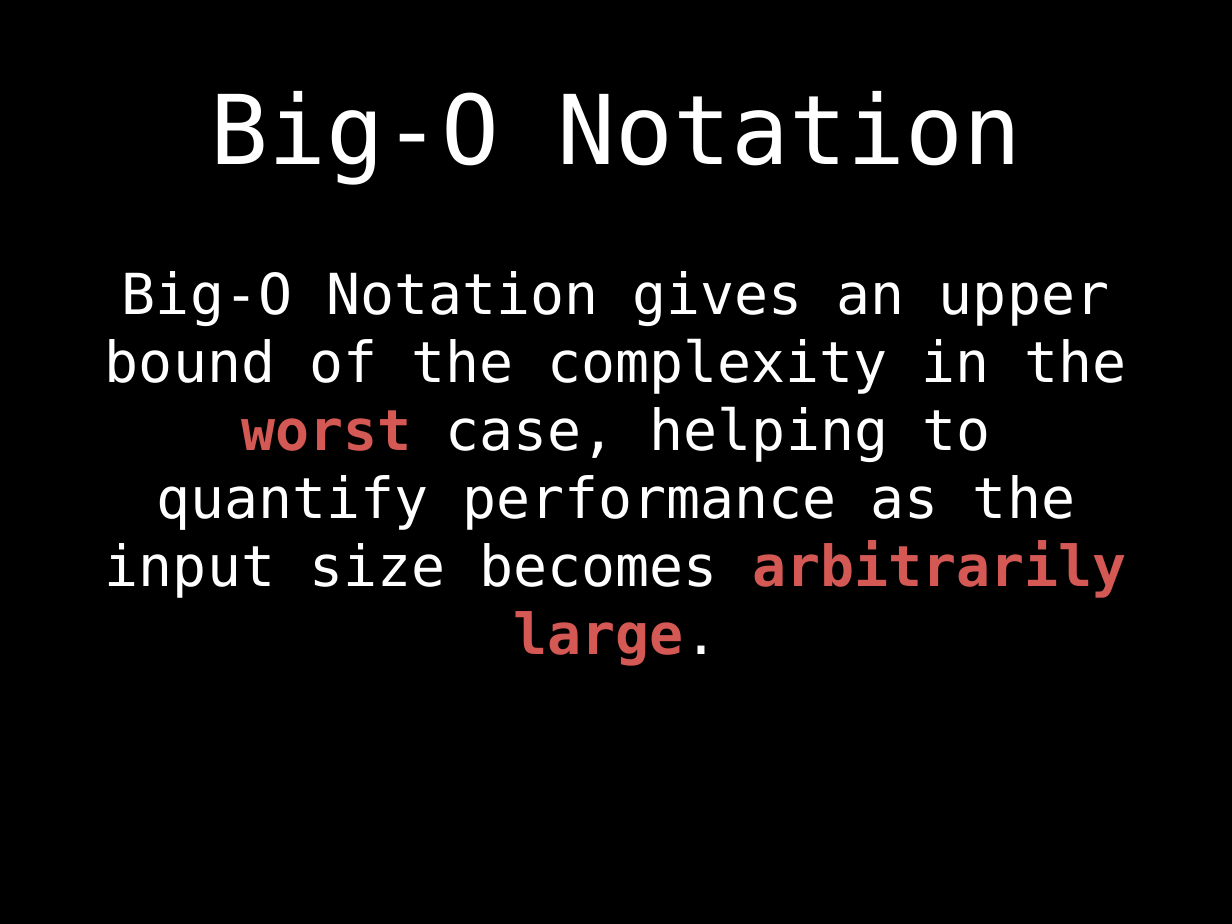
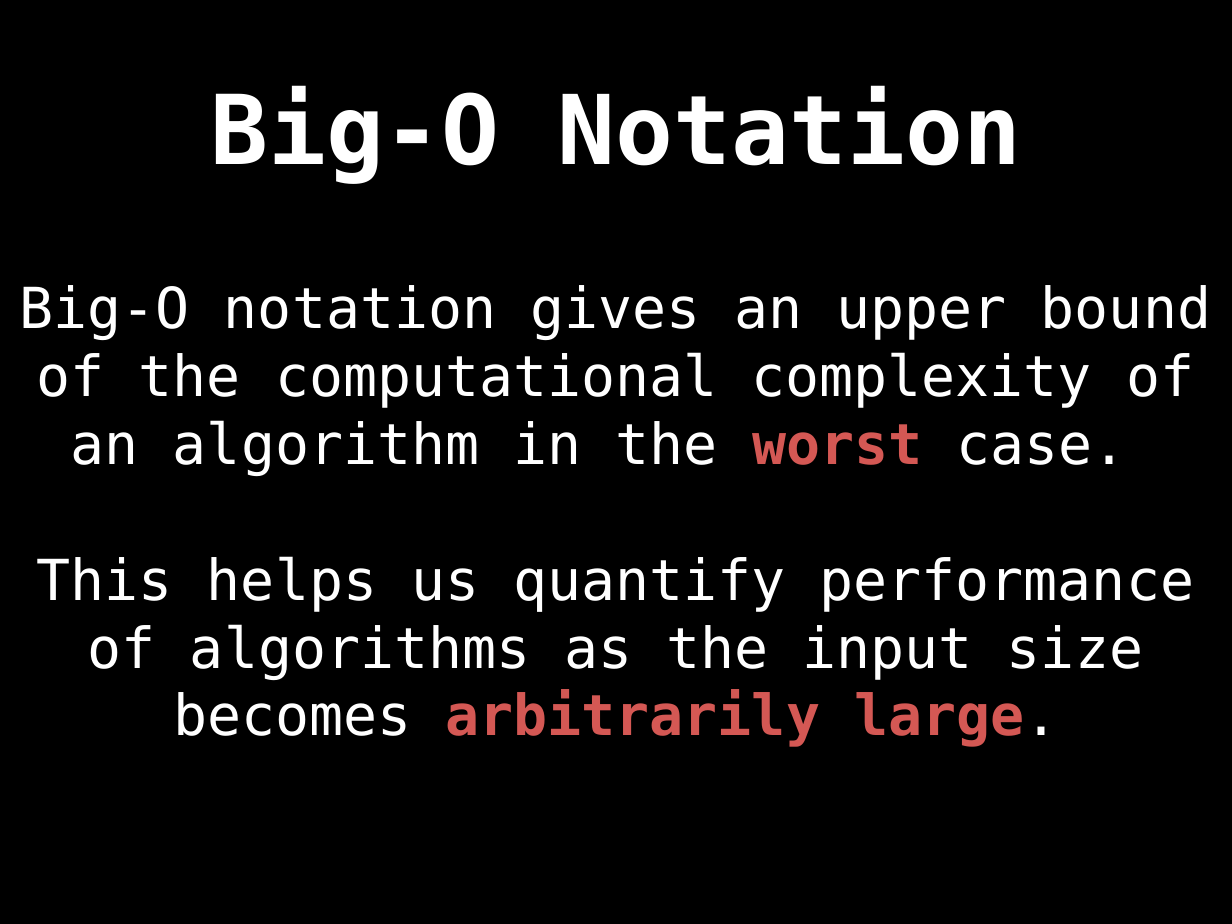
Before and after one commit to williamfiset/DEPRECATED-data-structures, a slide deck: slide 10 of Introduction/ds_intro_slides.pptx (slide 11 before the commit). Drawn at 1232x924 pixels with LibreOffice and Linux fonts; fonts in the diff are those of the drawing. Boxes give left, top, right and bottom in pixels: in the first picture for what was removed or moved away, otherwise in the second. Text is boxed around its words. In the diff, an @@ line names an element or a change of style, - is before the commit and + after.

```diff
--- a/Introduction/ds_intro_slides.pptx
+++ b/Introduction/ds_intro_slides.pptx
@@ title "Big-O Notation" at (210,87,1022,184): bold on @@
@@ text at (20,285,1211,747): text changed @@
-Big-O Notation gives an upper bound of the complexity in the worst case, helping to quantify performance as the input size becomes arbitrarily large.
+Big-O notation gives an upper bound of the computational complexity of an algorithm in the worst case.
+This helps us quantify performance of algorithms as the input size becomes arbitrarily large.
```
Also in this commit, not shown: 16 other slides changed, 4 slides added, 5 slides removed, 2 other files.
